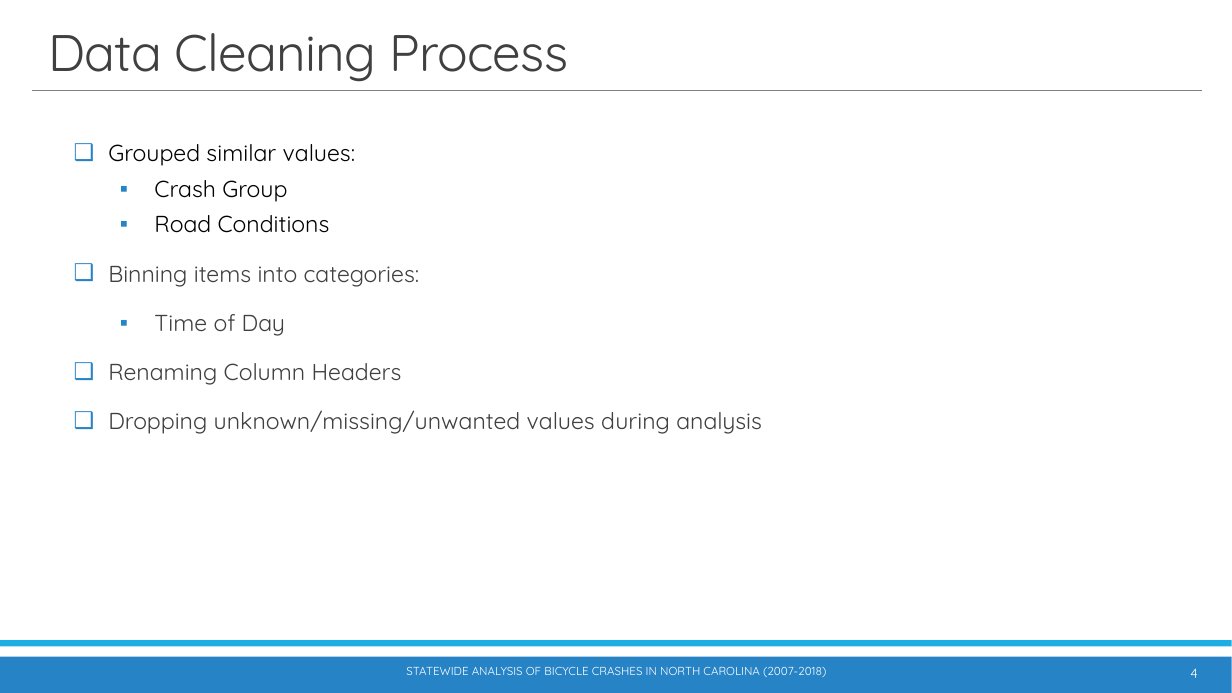
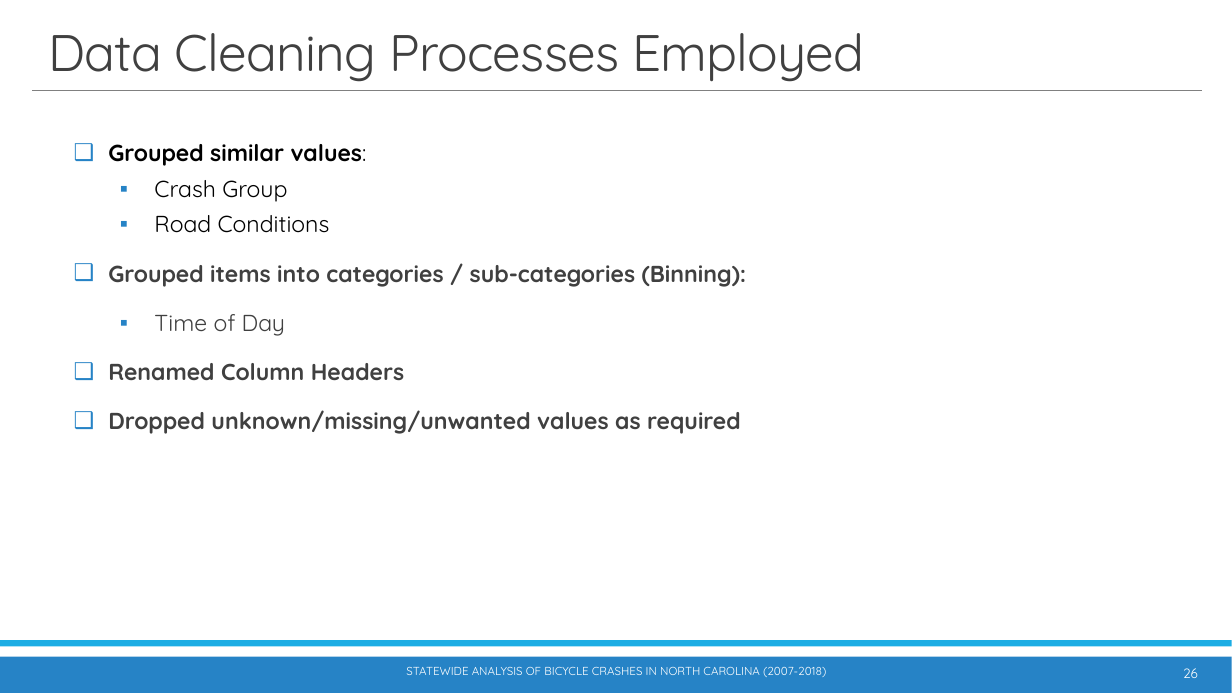
Before and after one commit to waghrayrashi/project-1, a slide deck: slide 26 of Project 1 - Group 2 - Statewide Bicycle Crash Analysis.pptx (slide 4 before the commit). Drawn at 1232x693 pixels with LibreOffice and Linux fonts; fonts in the diff are those of the drawing. Boxes give left, top, right and bottom in pixels: in the first picture for what was removed or moved away, otherwise in the second. Text is boxed around its words. In the diff, an @@ line names an element or a change of style, - is before the commit and + after.

```diff
--- a/Project 1 - Group 2 - Statewide Bicycle Crash Analysis.pptx
+++ b/Project 1 - Group 2 - Statewide Bicycle Crash Analysis.pptx
@@ title at [48,33,864,82]: text changed @@
-Data Cleaning Process
+Data Cleaning Processes Employed
@@ text at [108,144,367,166]: bold on in "Grouped similar values:" @@
@@ text at [108,265,747,287]: text changed; bold on @@
-❑ Binning items into categories:
+❑ Grouped items into categories / sub-categories (Binning):
@@ text at [108,363,741,434]: text changed; bold on @@
-❑ Renaming Column Headers
-❑ Dropping unknown/missing/unwanted values during analysis
+❑ Renamed Column Headers
+❑ Dropped unknown/missing/unwanted values as required
@@ page number at [1183,668,1198,678]: text changed @@
-4
+26
```
Also in this commit, not shown: 13 other slides changed, 8 slides added, 18 other files.
